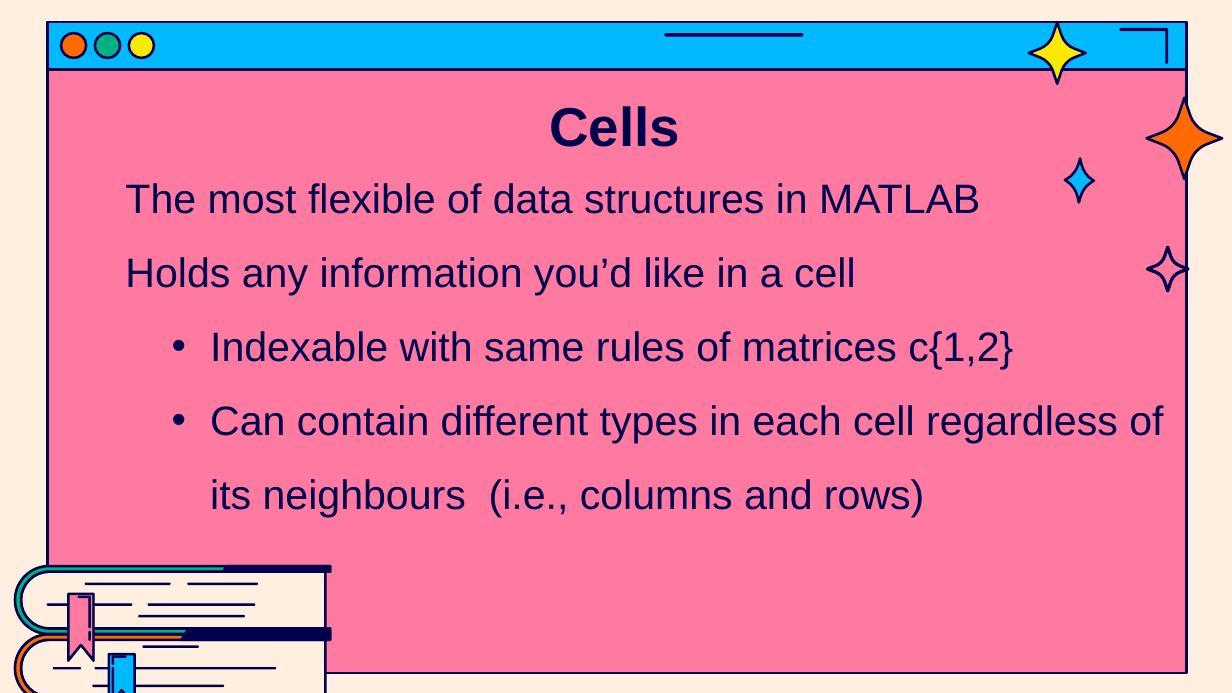
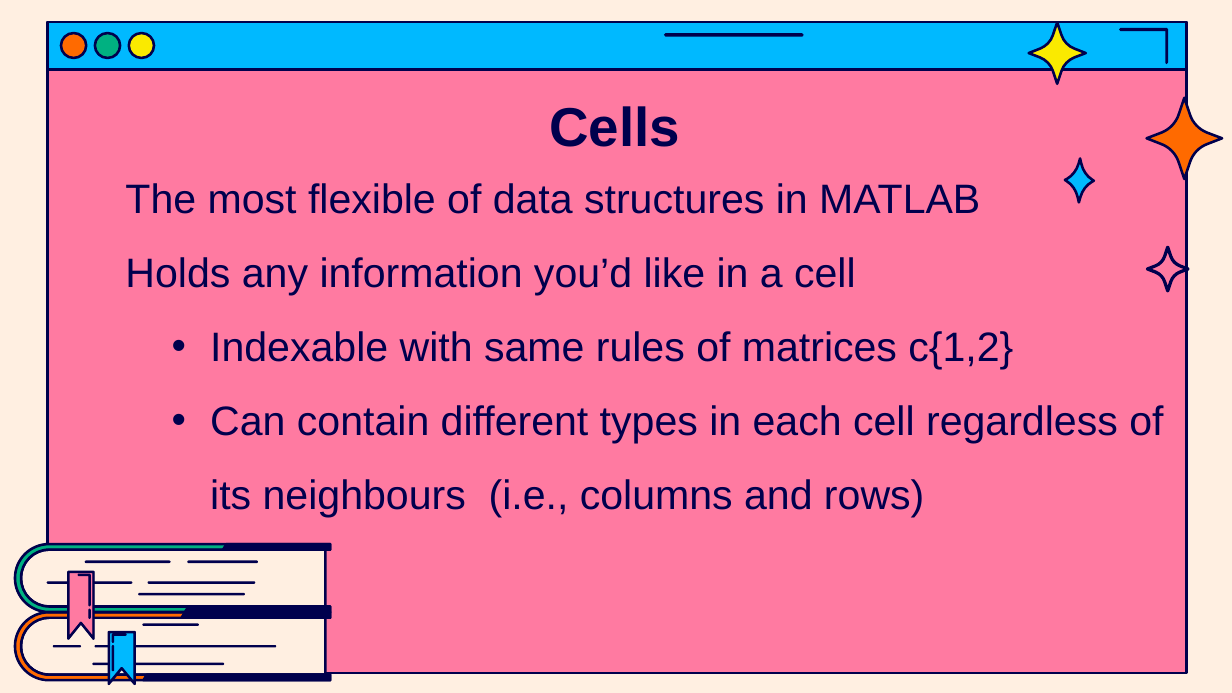
Before and after one commit to jasondsc/MATDRAB2MATFAB, a slide deck: slide 10 of slides/MATLAB_class_2.pptx. Drawn at 1232x693 pixels with LibreOffice and Linux fonts; fonts in the diff are those of the drawing. Boxes give left, top, right and bottom in pixels: in the first picture for what was removed or moved away, otherwise in the second. Text is boxed around its words. In the diff, an @@ line names an element or a change of style, - is before the commit and + after.

```diff
--- a/slides/MATLAB_class_2.pptx
+++ b/slides/MATLAB_class_2.pptx
@@ freeform shape: place and size @@
-freeform shape at (21,572,325,628)
+freeform shape at (21,549,325,606)
@@ 30 freeform shapes: place and size @@
-30 freeform shapes at (15,565,331,693)
+30 freeform shapes at (15,543,331,685)
@@ freeform shape added at (143,675,330,681), fill #00004D, outline #00004D 0.75 pt @@
@@ freeform shape added at (143,674,331,680), fill #00004D, outline #00004D 0.75 pt @@
```
Also in this commit, not shown: 15 other slides changed, 2 other files.
